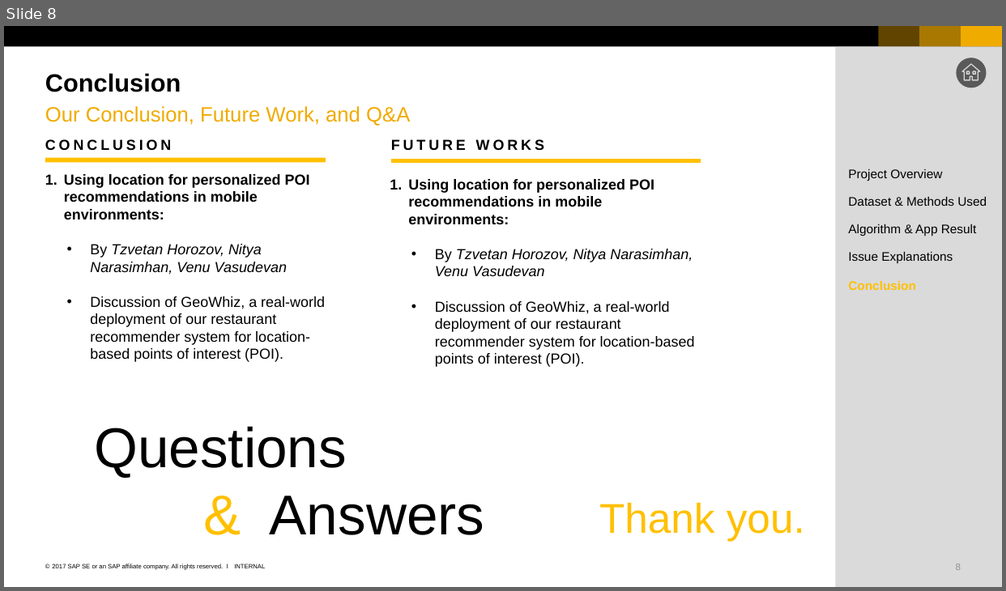
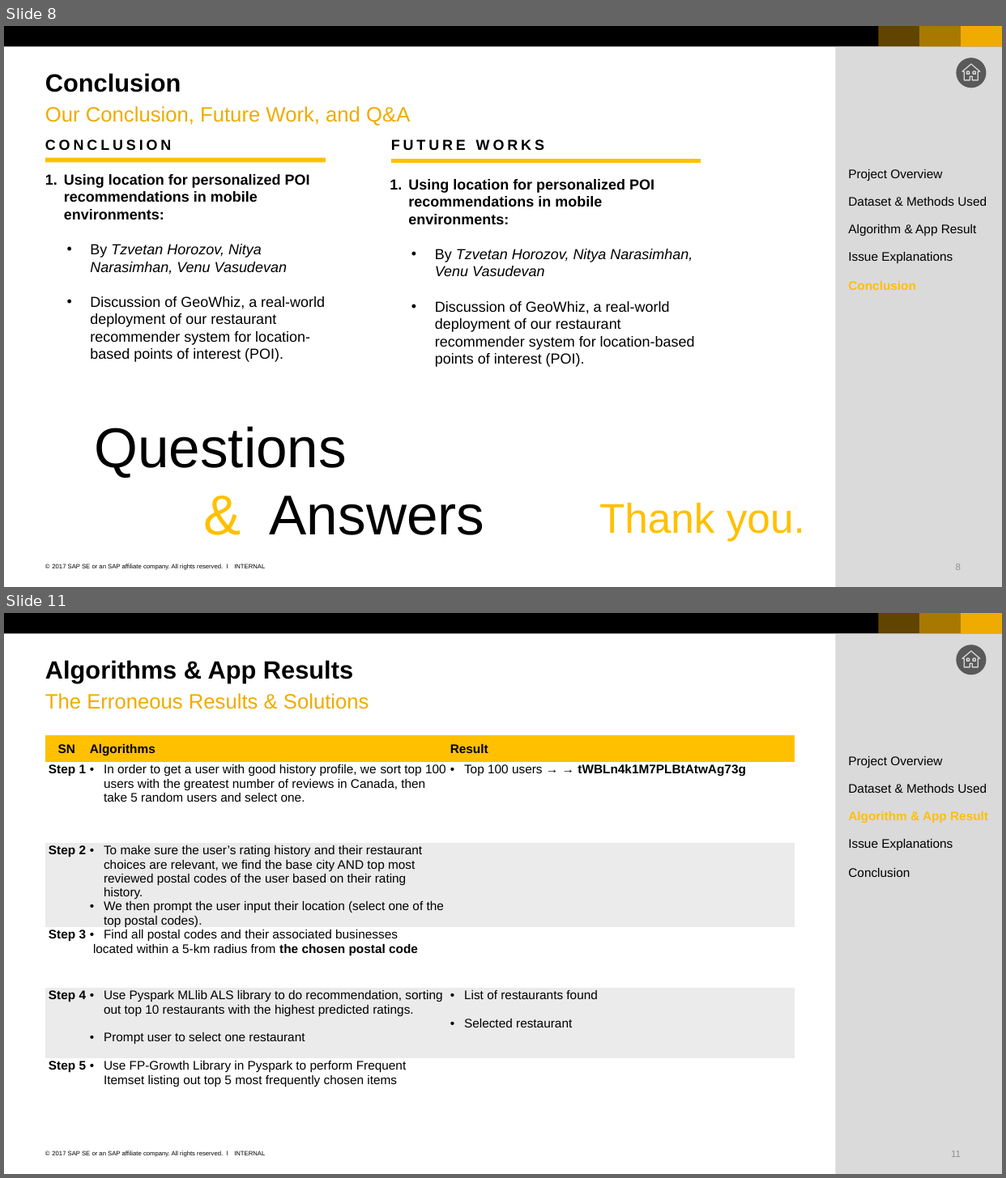
Before and after one commit to nguyenthanhtung2605/yelp-data-analysis, a slide deck: project_yelp_recommendation/15_Apr10_HuyNguyen_TungNguyen_Yelp_Restaurant_Recommendation_tungedit.pptx. Shown one above the other, each under a label of ours: slide 8 before the commit, slides 8 and 11 after it; the slides between them are not shown. The pictures are 1006x591 and 1006x1178 pixels, drawn with LibreOffice and Linux fonts; fonts in the diff are those of the drawing. Boxes give left, top, right and bottom in pixels: in the first picture for what was removed or moved away, otherwise in the second. Text is boxed around its words. In the diff, an @@ line names an element or a change of style, - is before the commit and + after.

```diff
--- a/project_yelp_recommendation/15_Apr10_HuyNguyen_TungNguyen_Yelp_Restaurant_Recommendation_tungedit.pptx
+++ b/project_yelp_recommendation/15_Apr10_HuyNguyen_TungNguyen_Yelp_Restaurant_Recommendation_tungedit.pptx
@@ slide 11 added at (4,613,1002,1174), background #FFFFFF; not listed: 9 template elements that a slide beside it also shows @@
@@ title added at (45,660,353,683), 24 pt, text #000000, bold @@
+Algorithms & App Results
@@ text added at (45,693,369,709), 20 pt, text #F0AB00 @@
+The Erroneous Results & Solutions
@@ table added at (45,735,795,1138), 6 rows, 3 columns @@
+SN | Algorithms | Result
+Step 1 | In order to get a user with good history profile, we sort top 100 users with the greatest number of reviews in Canada, then take 5 random users and select one. | Top 100 users → → tWBLn4k1M7PLBtAtwAg73g
+Step 2 | To make sure the user’s rating history and their restaurant choices are relevant, we find the base city AND top most reviewed postal codes of the user based on their rating history. / We then prompt the user input their location (select one of the top postal codes). | 
+Step 3 | Find all postal codes and their associated businesses / located within a 5-km radius from the chosen postal code | 
+Step 4 | Use Pyspark MLlib ALS library to do recommendation, sorting out top 10 restaurants with the highest predicted ratings. / Prompt user to select one restaurant | List of restaurants found / Selected restaurant
+Step 5 | Use FP-Growth Library in Pyspark to perform Frequent Itemset listing out top 5 most frequently chosen items | 
@@ text added at (848,756,942,768), 12 pt, text #000000 @@
+Project Overview
@@ text added at (848,784,987,793), 12 pt, text #000000 @@
+Dataset & Methods Used
@@ text added at (848,811,988,824), 12 pt, text #FFC000, bold @@
+Algorithm & App Result
@@ text added at (848,839,953,850), 12 pt, text #000000 @@
+Issue Explanations
@@ text added at (848,868,910,877), 12 pt, text #000000 @@
+Conclusion
```
Also in this commit, not shown: 4 other slides added, 13 other files.
